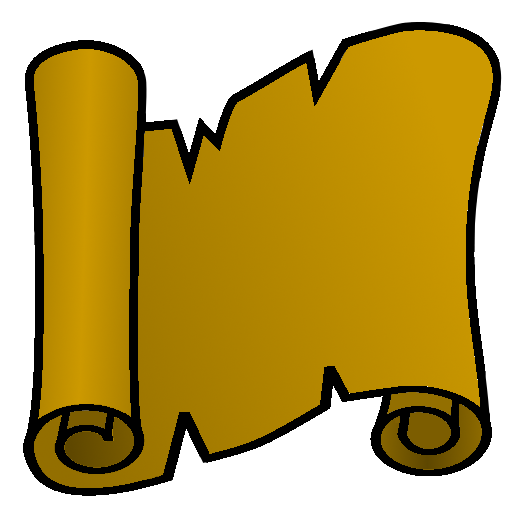
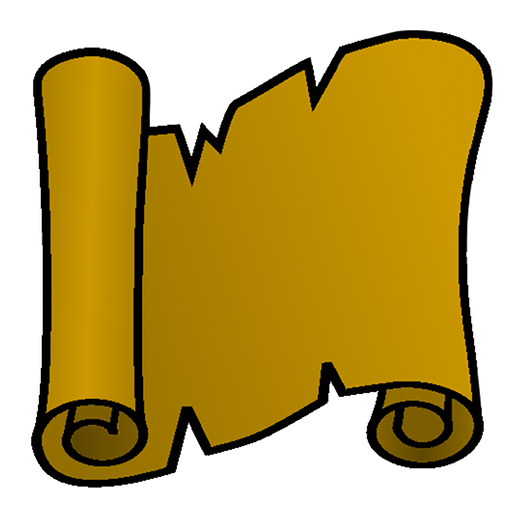
Layer changes from the first 512×512 image to the second:
painted on "main" over (x1=23, y1=21, x2=502, y2=496)
painted on "outline" over (x1=23, y1=21, x2=502, y2=496)
